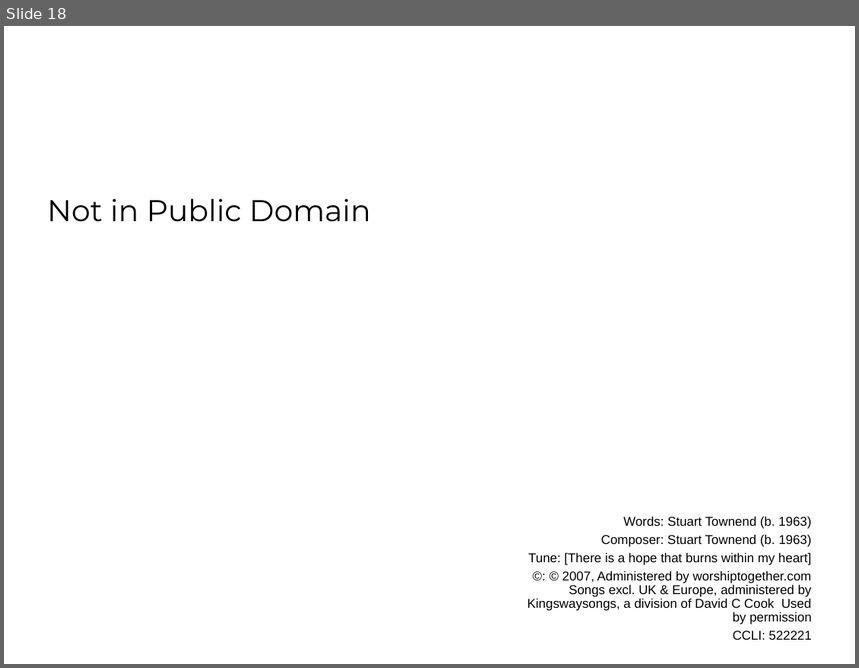
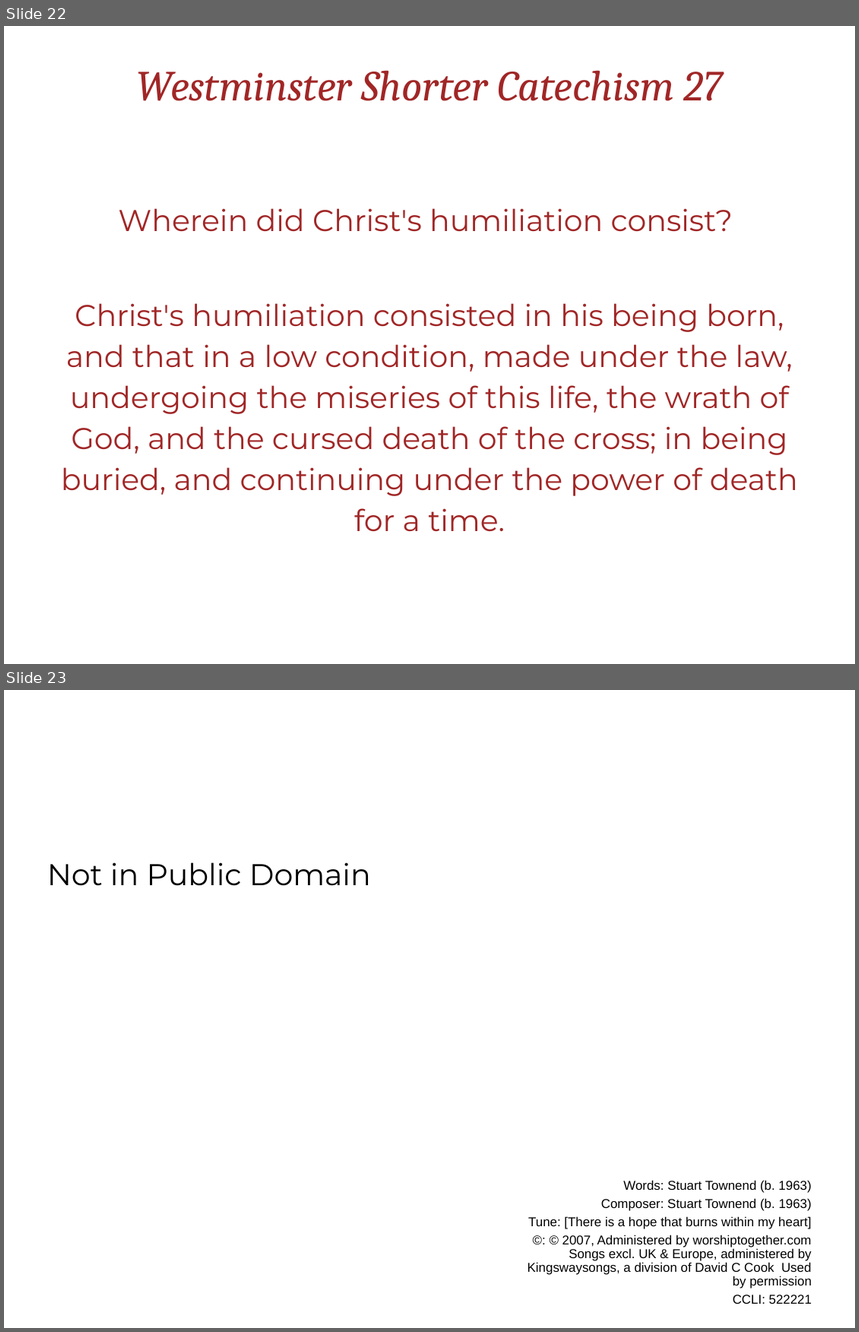
Before and after one commit to alastairherd/Church_Powerpoint_Maker, a slide deck: example_from_template.pptx. Shown one above the other, each under a label of ours: slide 18 before the commit, slides 22 and 23 after it. The pictures are 859x668 and 859x1332 pixels, drawn with LibreOffice and Linux fonts; fonts in the diff are those of the drawing; background and template pictures are left out. Boxes give left, top, right and bottom in pixels: in the first picture for what was removed or moved away, otherwise in the second. Text is boxed around its words. In the diff, an @@ line names an element or a change of style, - is before the commit and + after.

```diff
--- a/example_from_template.pptx
+++ b/example_from_template.pptx
@@ slide 22 added at [4,26,855,664], background #FFFFFF @@
@@ title added at [137,70,723,101], 40 pt, text #A12626, italic @@
+Westminster Shorter Catechism 27
@@ text added at [61,208,798,531], 28 pt, text #000000 @@
+Wherein did Christ's humiliation consist?
+Christ's humiliation consisted in his being born, and that in a low condition, made under the law, undergoing the miseries of this life, the wrath of God, and the cursed death of the cross; in being buried, and continuing under the power of death for a time.
@@ what was slide 18 is now slide 23 @@
```
Also in this commit, not shown: 9 slides changed, 13 other slides added, 2 slides removed, 8 other files.
